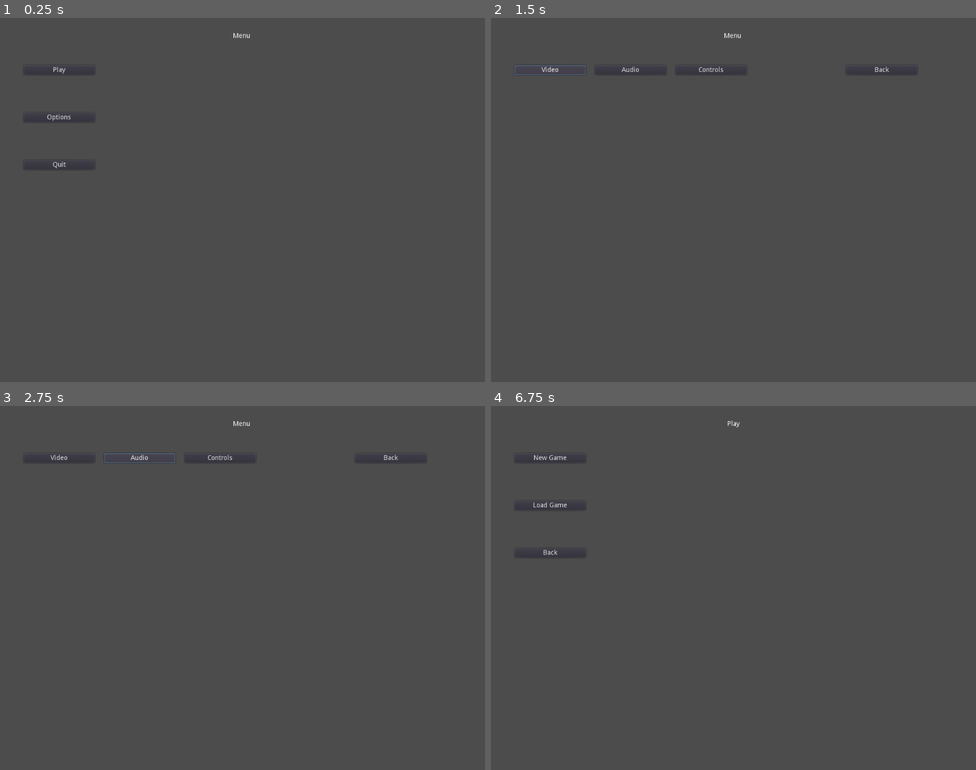
Above: before the commit, frames 1-4 (two rows, left to right).
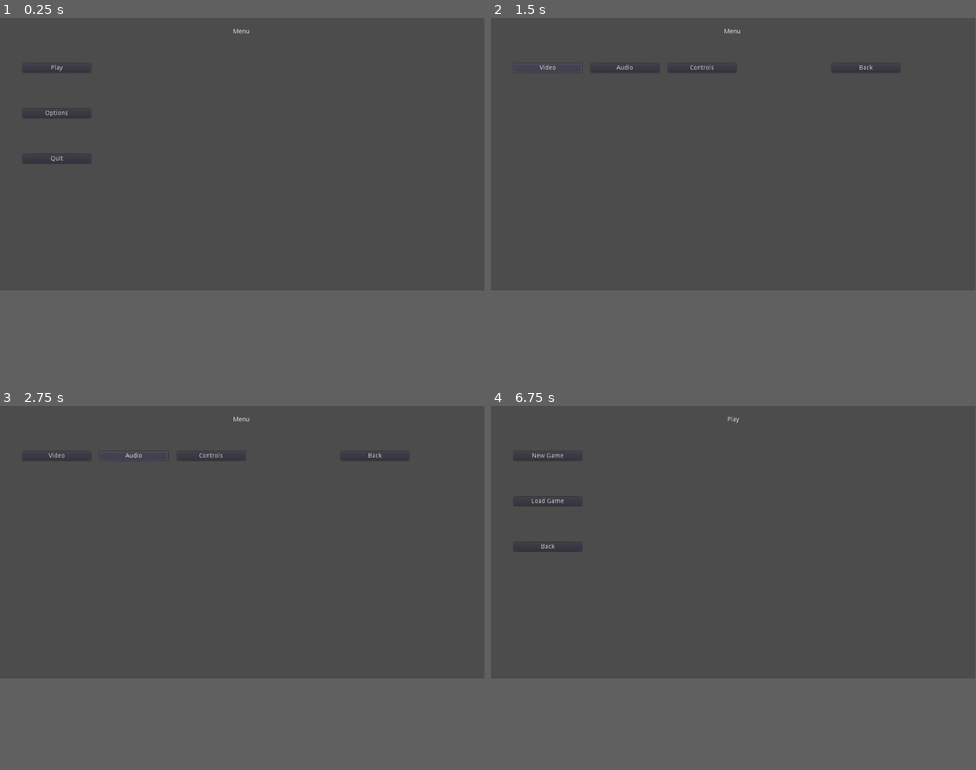
Above: after the commit, the same moments.

Repository: hennifant/godot_menu
Game: Godot game, scene res://Scenes/Menu/Main.tscn
The game is run twice, just before and just after one commit, with the same random seed, the same clock (stepped at 60 frames per second) and the same inputs. The project has no main scene, so this scene is started directly.
Inputs:
- Up to frame 1 (0.25 s): no input
- Up to frame 2 (1.5 s): click "Options" at 0.5 s; click "Video" at 1.25 s
- Up to frame 3 (2.75 s): click "Audio" at 2 s
- Up to frame 4 (6.75 s): click "Video" at 2.75 s; click "Audio" at 3.5 s; click "Video" at 4.25 s; click "Audio" at 5 s; click "Back" at 5.75 s; click "Play" at 6.5 s
In our replay, the window is 800x600 before the commit and 799x449 after it. These sizes can differ from the game's own. Grey fills any space a smaller window leaves; there, only what the larger window draws over its background counts as a difference.

The runs differ from the first frame. In frame 1, 0.3% of the frame differs, in the area x 4-52%, y 3-42%; in frame 2, 0.4%; in frame 3, 0.4%, in the area x 5-87%, y 3-16%; in frame 4, 0.3%.

Commit message:
Added global options

Diff:
--- /dev/null
+++ b/Globals/Options.gd
@@ -0,0 +1,172 @@
+extends Control
+
+# Temporary
+
+const SAVE_PATH = "res://save.json"
+var settings = {}
+
+var play_Music = 1
+var play_Effects = 1
+
+var new_choice = 1
+var song
+var menu = true
+
+# Saved
+
+var Master_Volume = 2000
+var Music_Volume = 2000
+var Effects_Volume = 2000
+var Master_Mute = false
+var Music_Mute = false
+var Effects_Mute = false
+var res_width = 1920
+var res_height = 1080
+var fullscreen = false
+var sp_use = 32
+var sp_pause = 16777217
+
+func _ready():
+	load_game()
+	choose_music()
+	resolution()
+	pass
+
+func _process(delta):
+
+	if(!$Music.is_playing()):
+		choose_music()
+
+	if(Master_Volume > 0 and Music_Volume > 0):
+		play_Music = int((Master_Volume / 2000) * (Music_Volume / 2000) * 2000)
+	else:
+		play_Music = 1
+
+	if(Master_Volume > 0 and Effects_Volume > 0):
+		play_Effects = int((Master_Volume / 2000) * (Effects_Volume / 2000) * 2000)
+	else:
+		play_Effects = 1
+
+	$Music.set_max_distance(play_Music)
+
+	pass
+
+func choose_music():
+	if(menu == true):
+		menu_music()
+	else:
+		game_music()
+	pass
+
+func menu_music():
+
+	randomize()
+
+	new_choice = int(rand_range(1,5))
+
+	match new_choice:
+		1:
+			song = load("res://Audio/Menu/Essence.mp3")
+		2:
+			song = load("res://Audio/Menu/Fallout.mp3")
+		3:
+			song = load("res://Audio/Menu/Horizons.mp3")
+		4:
+			song = load("res://Audio/Menu/Pulsefire.mp3")
+		5:
+			song = load("res://Audio/Menu/Skyrim.mp3")
+
+	$Music.set_stream(song)
+	$Music.play(0.0)
+
+	pass
+
+func game_music():
+
+	randomize()
+
+	new_choice = int(rand_range(1,5))
+
+	match new_choice:
+		1:
+			song = load("res://Audio/Game/Alive.mp3")
+		2:
+			song = load("res://Audio/Game/Asleep.mp3")
+		3:
+			song = load("res://Audio/Game/Dangerous.mp3")
+		4:
+			song = load("res://Audio/Game/Save.mp3")
+		5:
+			song = load("res://Audio/Game/Shot.mp3")
+
+	$Music.set_stream(song)
+	$Music.play(0.0)
+
+	pass
+
+func resolution():
+	ProjectSettings.set_setting("display/window/size/width", res_width)
+	ProjectSettings.set_setting("display/window/size/height", res_height)
+	OS.set_window_size(Vector2(res_width, res_height))
+
+	if(fullscreen == true):
+		OS.set_window_fullscreen(false)
+		OS.set_window_fullscreen(true)
+	elif(fullscreen == false):
+		OS.set_window_fullscreen(true)
+		OS.set_window_fullscreen(false)
+		OS.set_window_position(Vector2(0,0))
+
+
+
+	pass
+
+func save_game():
+
+	var settings = {
+		resolution = {
+			width = res_width,
+			height = res_height
+		},
+		fullscreen = fullscreen,
+		Master_Volume = Master_Volume,
+		Master_Mute = Master_Mute,
+		Music_Volume = Music_Volume,
+		Music_Mute = Music_Mute,
+		Effects_Volume = Effects_Volume,
+		Effects_Mute = Effects_Mute,
+
+		sp_use = sp_use,
+		sp_pause = sp_pause
+	}
+
+	var save_file = File.new()
+	save_file.open(SAVE_PATH,File.WRITE)
+	save_file.store_line(to_json(settings))
+	save_file.close()
+
+	pass
+
+func load_game():
+
+	var save_file = File.new()
+	if(not save_file.file_exists(SAVE_PATH)):
+		return
+	save_file.open(SAVE_PATH, File.READ)
+
+	var data = {}
+	data = parse_json(save_file.get_as_text())
+
+	Master_Volume = data['Master_Volume']
+	Music_Volume = data['Music_Volume']
+	Effects_Volume = data['Effects_Volume']
+	Master_Mute = data['Master_Mute']
+	Music_Mute = data['Music_Mute']
+	Effects_Mute = data['Effects_Mute']
+	res_width = data['resolution']['width']
+	res_height = data['resolution']['height']
+	fullscreen = data['fullscreen']
+	sp_use = data['sp_use']
+	sp_pause = data['sp_pause']
+
+	pass
--- /dev/null
+++ b/Globals/Options.tscn
@@ -0,0 +1,12 @@
+[gd_scene load_steps=3 format=2]
+
+[ext_resource path="res://Globals/Options.gd" type="Script" id=1]
+[ext_resource path="res://Audio/Menu/Essence.mp3" type="AudioStream" id=2]
+
+[node name="Options" type="Control"]
+margin_right = 40.0
+margin_bottom = 40.0
+script = ExtResource( 1 )
+
+[node name="Music" type="AudioStreamPlayer2D" parent="."]
+stream = ExtResource( 2 )
--- a/project.godot
+++ b/project.godot
@@ -13,9 +13,14 @@
 config/name="Click"
 config/icon="res://icon.png"
 
+[autoload]
+
+Options="*res://Globals/Options.tscn"
+
 [display]
 
-window/size/height=768
+window/stretch/mode="2d"
+window/stretch/aspect="expand"
 
 [gui]
 
--- /dev/null
+++ b/save.json
@@ -0,0 +1 @@
+{"Effects_Mute":false,"Effects_Volume":2000,"Master_Mute":false,"Master_Volume":2000,"Music_Mute":false,"Music_Volume":2000,"fullscreen":false,"resolution":{"height":1080,"width":1920},"sp_pause":16777217,"sp_use":32}
Not shown, added: Audio/Game/Alive.mp3.import
Not shown, added: Audio/Game/Asleep.mp3.import
Not shown, added: Audio/Game/Dangerous.mp3.import
Not shown, added: Audio/Game/Save.mp3.import
Not shown, added: Audio/Game/Shot.mp3.import
Not shown, added: Audio/Menu/Essence.mp3.import
Not shown, added: Audio/Menu/Fallout.mp3.import
Not shown, added: Audio/Menu/Horizons.mp3.import
Not shown, added: Audio/Menu/Pulsefire.mp3.import
Not shown, added: Audio/Menu/Skyrim.mp3.import
Not shown, added: Audio/Game/Alive.mp3
Not shown, added: Audio/Game/Asleep.mp3
(and 8 more such lines)
